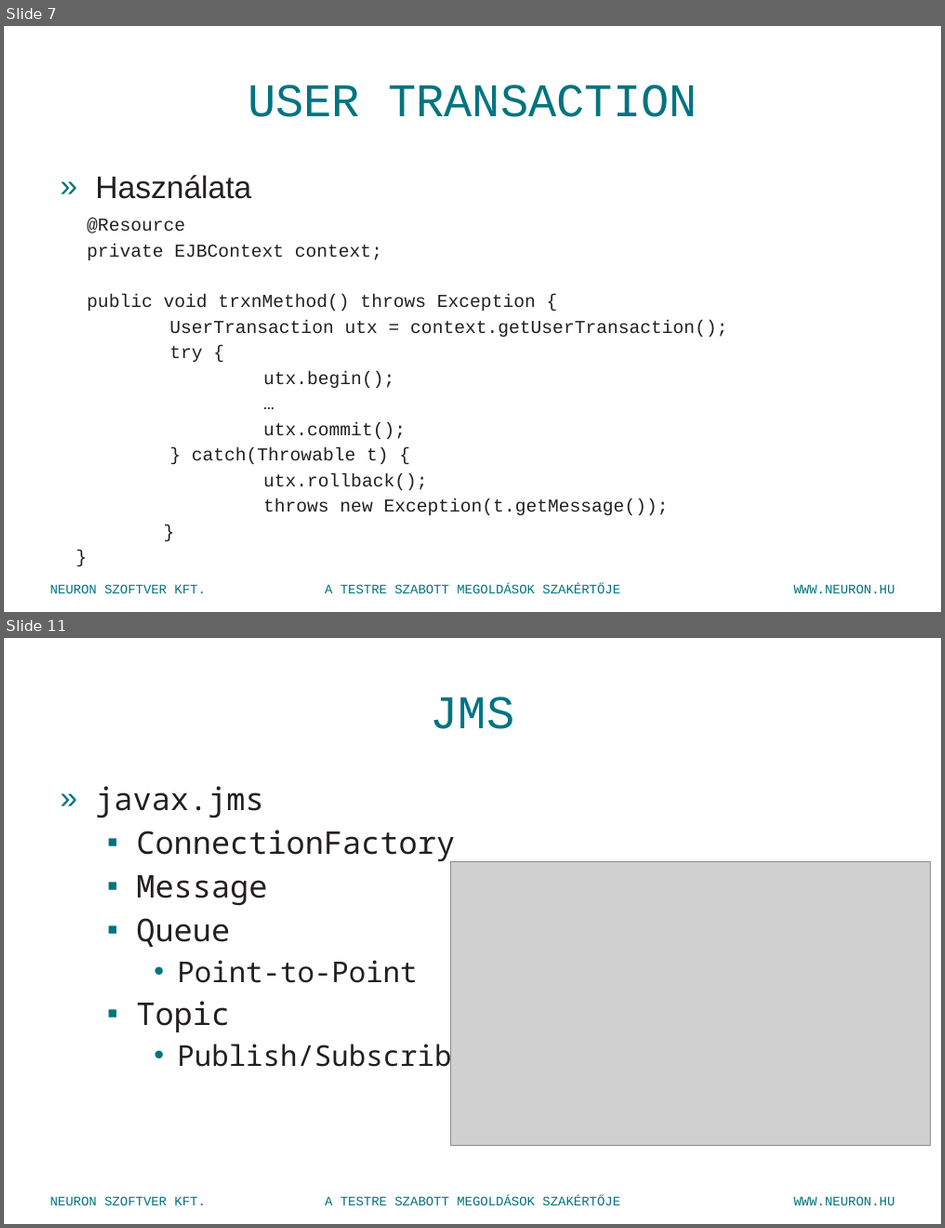
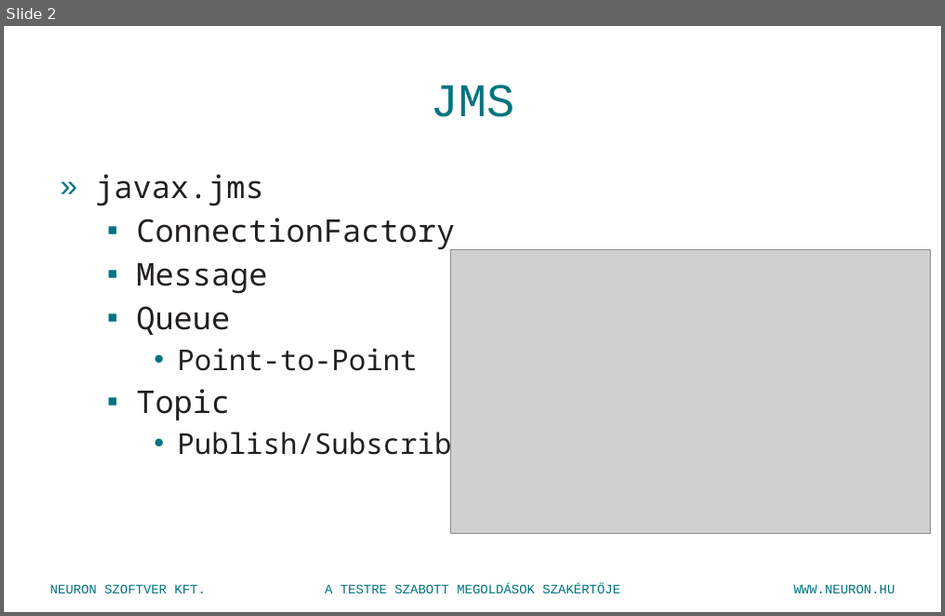
Before and after one commit to shevatevk/training, a slide deck: documentation/Java training 41- EJB - JMS.pptx. Shown one above the other, each under a label of ours: slides 7 and 11 before the commit, slide 2 after it; the slides between them are not shown. The pictures are 945x1228 and 945x616 pixels, drawn with LibreOffice and Linux fonts; fonts in the diff are those of the drawing; grey boxes stand for pictures; background and template pictures are left out. Boxes give left, top, right and bottom in pixels: in the first picture for what was removed or moved away, otherwise in the second. Text is boxed around its words. In the diff, an @@ line names an element or a change of style, - is before the commit and + after.

```diff
--- a/documentation/Java training 41- EJB - JMS.pptx
+++ b/documentation/Java training 41- EJB - JMS.pptx
@@ slide 7 removed at box(4, 26, 941, 612), background picture (left out); not listed: 3 template elements that a slide beside it also shows @@
@@ title removed at box(248, 85, 698, 117) @@
-USER TRANSACTION
@@ text removed at box(95, 175, 251, 199) @@
-» Használata
@@ text removed at box(87, 218, 728, 515) @@
-@Resource
-private EJBContext context;
-public void trxnMethod() throws Exception {
-UserTransaction utx = context.getUserTransaction();
-try {
-utx.begin();
-…
-utx.commit();
-} catch(Throwable t) {
-utx.rollback();
-throws new Exception(t.getMessage());
-}
-}
@@ what was slide 11 is now slide 2 @@
```
Also in this commit, not shown: 1 slide changed, 8 other slides removed, 24 other files.
